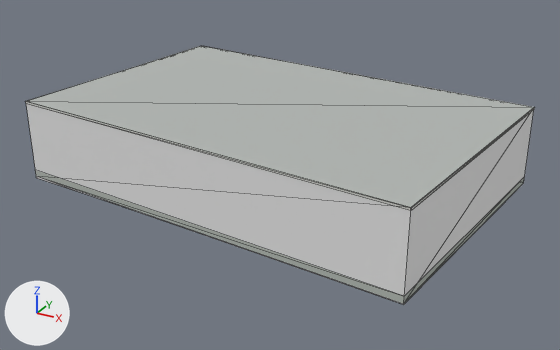
Renders of the glTF model public/models/buildings/osm-way-1558137690.glb from each side of a commit.
Rendered twice from a 50 mm lens placed at (19.8, -35.6, 18.1), pointed at (0.4, -0.4, 0.5). The lights are fixed; the arrows at lower left show +X, +Y and +Z. The picture after the commit comes second. Mesh edges are drawn as thin lines. Where no turn or scale is listed for an object, it has been applied to the vertices. Vertices at exactly the same position are counted once.

The first picture shows 'reality 1558137690 near reality aged pale plaster', 'reality 1558137690 near reality concrete plinth', 'reality 1558137690 near reality flat weathered roof', 'reality 1558137690 near reality pale aluminum sill' and 1 more.
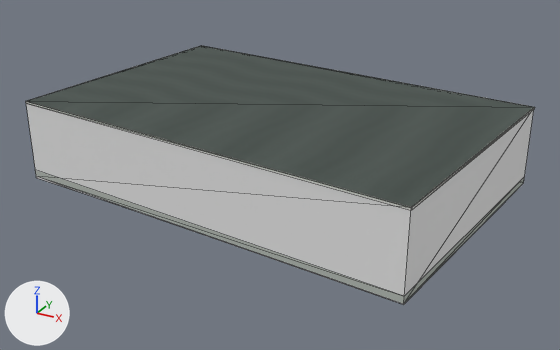
Pixel boxes [x1, y1, x2, y2] of what changed, in the pictures (560 x 350 px):
'reality 1558137690 near reality flat weathered roof', surface changed (darker): [27, 46, 534, 207] in both
part 1 of me_reality_1558137690_near_reality_pale_aluminum_sill, built on: [25, 46, 535, 210] in both

The change in detail:
Picture 'roof-color' (img_roof_color) is new.
In material 'reality flat weathered roof' (mat_reality_flat_weathered_roof), base_color is no longer (0.451, 0.475, 0.455), grey #b3b7b4.
In material 'reality flat weathered roof' (mat_reality_flat_weathered_roof), texture is now set to img_roof_color.
me_reality_1558137690_near_reality_pale_aluminum_sill is used by ob_reality_1558137690_near_reality_pale_aluminum_sill; location (0.0, 0.0, 0.0).
me_reality_1558137690_near_reality_pale_aluminum_sill had 16 vertices, 8 faces and spanned x -12.5..12.5, y -8.7..8.7, z 4.4..4.5.
me_reality_1558137690_near_reality_pale_aluminum_sill now has 20 vertices, 16 faces and spans x -12.5..12.5, y -8.7..8.7, z 4.4..4.5.
Part 1, on me_reality_1558137690_near_reality_pale_aluminum_sill:
8 faces are deleted.
4 vertices are added at (-12.5, -6.3, 4.5), (10.9, -8.7, 4.5), (-10.9, 8.7, 4.5), (12.5, 6.3, 4.5).
16 new faces join them.
